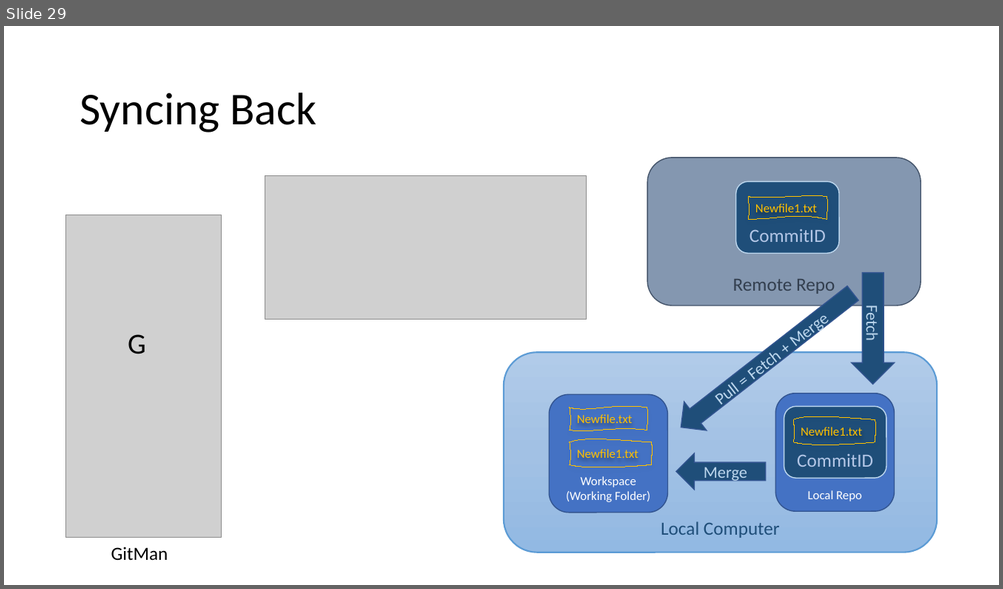
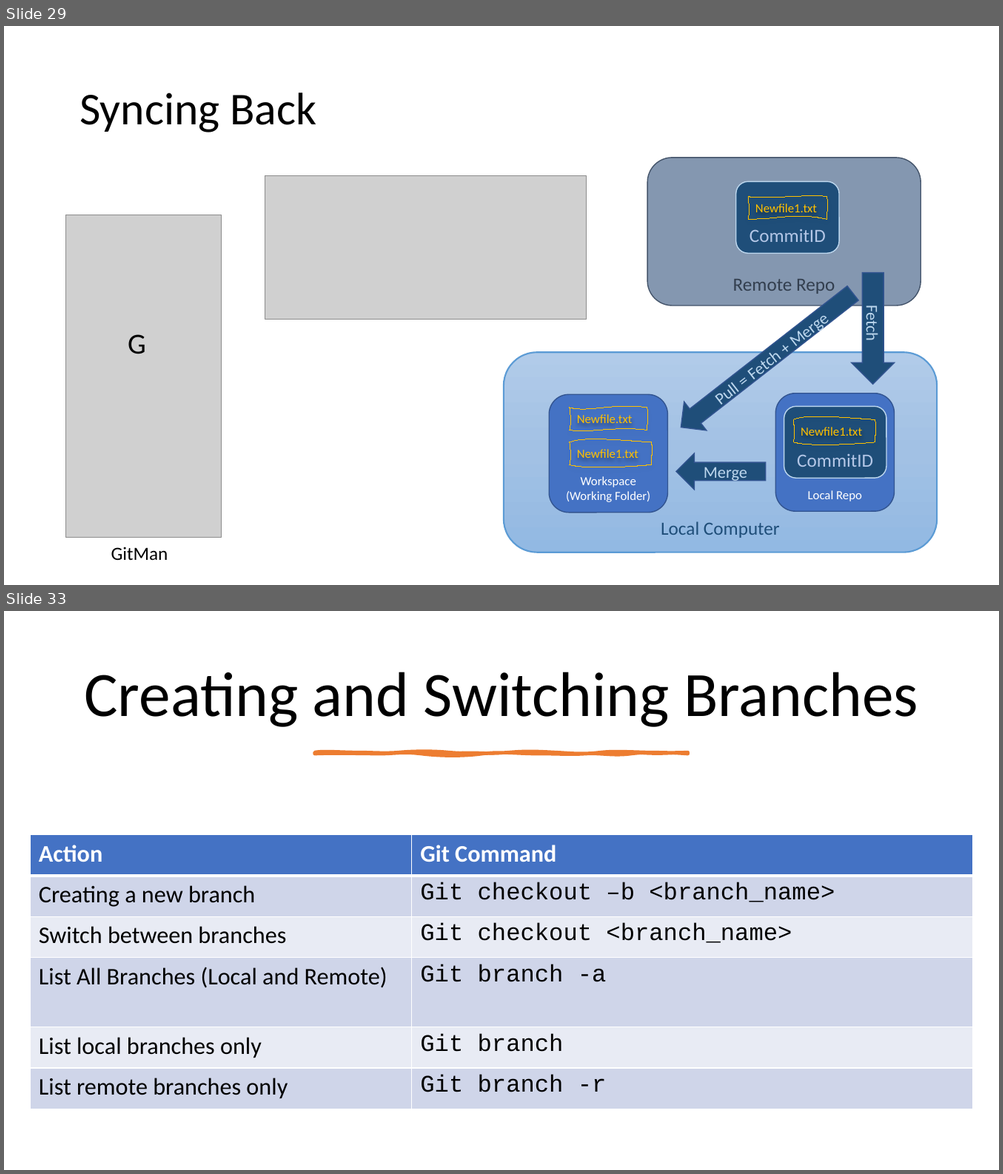
Before and after one commit to LearnWithCSA/GitWorkshop, a slide deck: SlideDeck/Git for Infra.pptx. Shown one above the other, each under a label of ours: slide 29 before the commit, slides 29 and 33 after it; the slides between them are not shown. The pictures are 1003x589 and 1003x1174 pixels, drawn with LibreOffice and Linux fonts; fonts in the diff are those of the drawing; grey boxes stand for pictures. Boxes give left, top, right and bottom in pixels: in the first picture for what was removed or moved away, otherwise in the second. Text is boxed around its words. In the diff, an @@ line names an element or a change of style, - is before the commit and + after.

```diff
--- a/SlideDeck/Git for Infra.pptx
+++ b/SlideDeck/Git for Infra.pptx
@@ slide 33 added at (x1=4, y1=611, x2=999, y2=1170), background #FFFFFF @@
@@ title added at (x1=84, y1=672, x2=918, y2=727), 61 pt, text #000000 @@
+Creating and Switching Branches
@@ freeform shape added at (x1=314, y1=753, x2=688, y2=755), fill #ED7D31, outline #ED7D31 3.25 pt @@
@@ table added at (x1=30, y1=834, x2=973, y2=1110), 6 rows, 2 columns @@
+Action | Git Command
+Creating a new branch | Git checkout –b <branch_name>
+Switch between branches | Git checkout <branch_name>
+List All Branches (Local and Remote) | Git branch -a
+List local branches only | Git branch
+List remote branches only | Git branch -r
```
Also in this commit, not shown: 4 slides changed, 10 other slides added, 1 slide removed, 2 other files.
